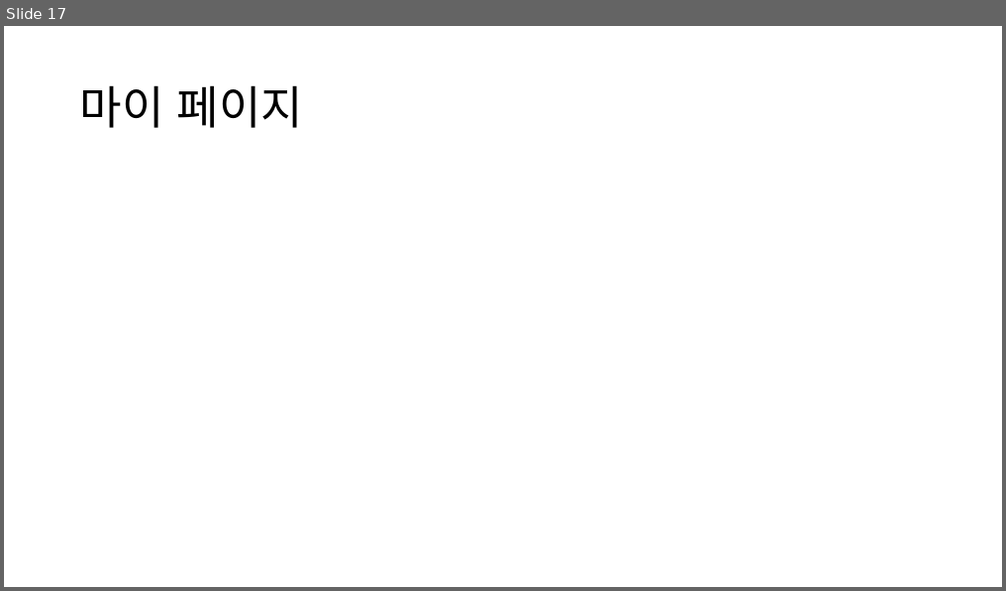
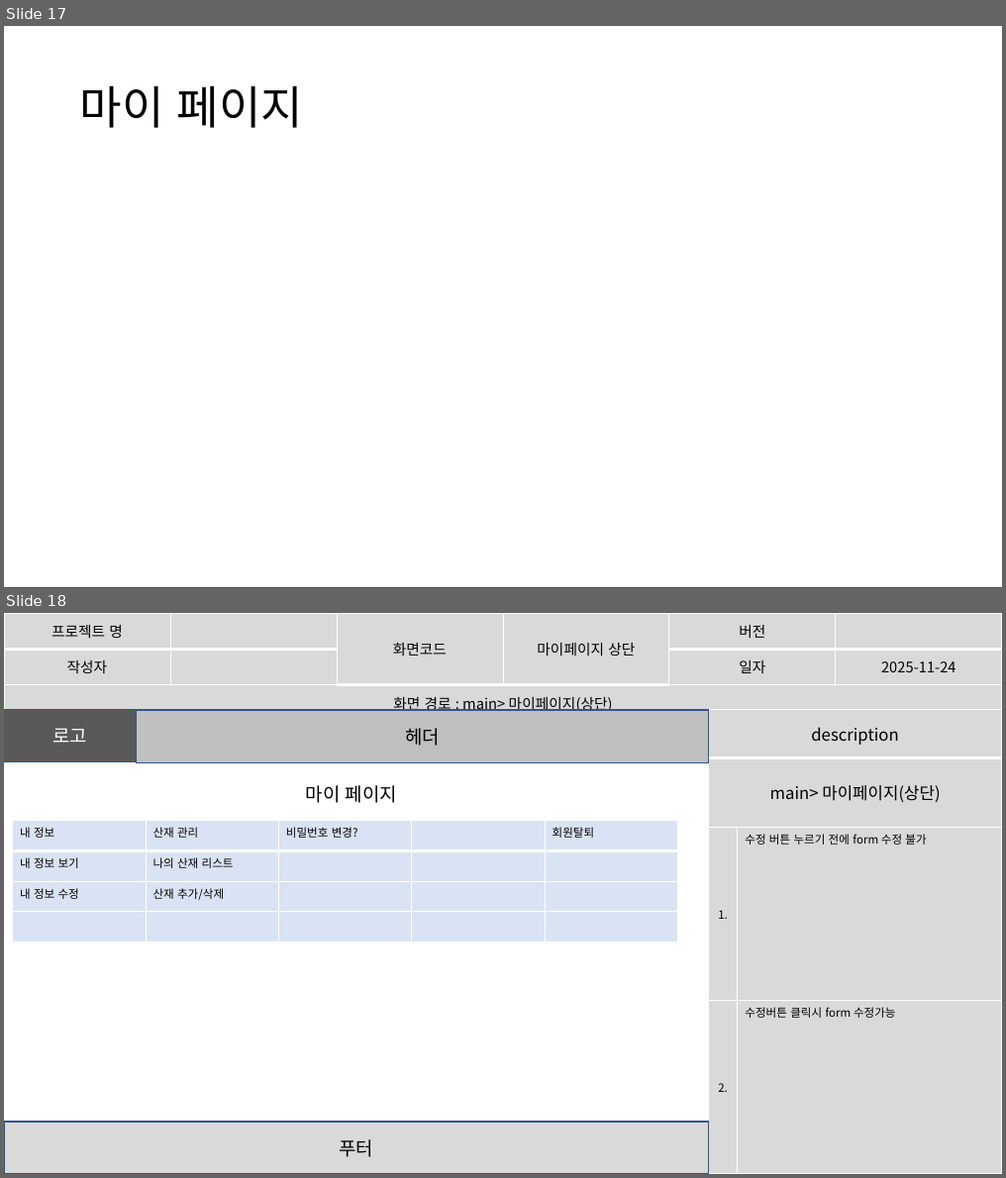
Before and after one commit to imyongchan/source, a slide deck: 스토리보드- 11.20/스토리보드_종합중.pptx. Shown one above the other, each under a label of ours: slide 17 before the commit, slides 17 and 18 after it. The pictures are 1006x591 and 1006x1178 pixels, drawn with LibreOffice and Linux fonts; fonts in the diff are those of the drawing. Boxes give left, top, right and bottom in pixels: in the first picture for what was removed or moved away, otherwise in the second. Text is boxed around its words. In the diff, an @@ line names an element or a change of style, - is before the commit and + after.

Commit message:
변경점있음

```diff
--- a/스토리보드- 11.20/스토리보드_종합중.pptx
+++ b/스토리보드- 11.20/스토리보드_종합중.pptx
@@ slide 18 added at <box>4,613,1002,1174</box>, background #FFFFFF @@
@@ table added at <box>4,613,1001,715</box>, 3 rows, 6 columns @@
+프로젝트 명 |  | 화면코드 | 마이페이지 상단 | 버전 | 
+작성자 |  |  |  | 일자 | 2025-11-24
+화면 경로 : main> 마이페이지(상단) |  |  |  |  | 
@@ rectangle added at <box>4,710,137,761</box>, fill #595959, outline #325491 1 pt, 18 pt, text #FFFFFF @@
+로고
@@ rectangle added at <box>137,710,709,762</box>, fill #BFBFBF, outline #325491 1 pt, 18 pt, text #000000 @@
+헤더
@@ table added at <box>709,710,1002,1174</box>, 4 rows, 2 columns @@
+description | 
+main> 마이페이지(상단) | 
+1. | 수정 버튼 누르기 전에 form 수정 불가
+2. | 수정버튼 클릭시 form 수정가능
@@ text added at <box>306,785,397,803</box>, 18 pt, text #000000 @@
+마이 페이지
@@ table added at <box>12,820,678,942</box>, 4 rows, 5 columns @@
+내 정보 | 산재 관리 | 비밀번호 변경? |  | 회원탈퇴
+내 정보 보기 | 나의 산재 리스트 |  |  | 
+내 정보 수정 | 산재 추가/삭제 |  |  | 
+ |  |  |  | 
@@ rectangle added at <box>4,1122,709,1174</box>, fill #D9D9D9, outline #325491 1 pt, 18 pt, text #000000 @@
+푸터
```
Also in this commit, not shown: 3 slides changed, 6 other slides added.
